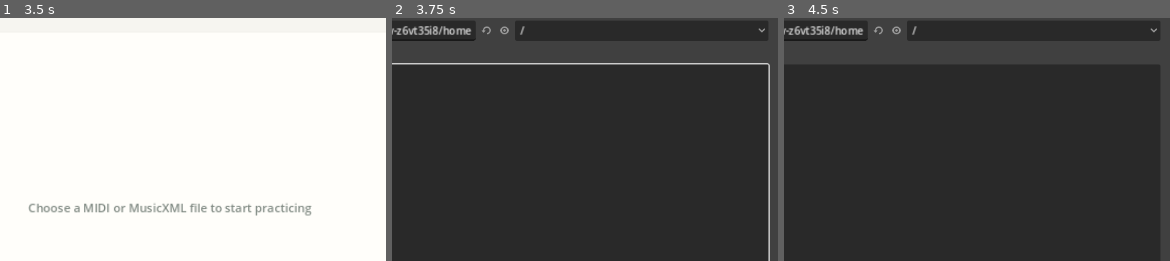
Above: before the commit, frames 1-3 (left to right).
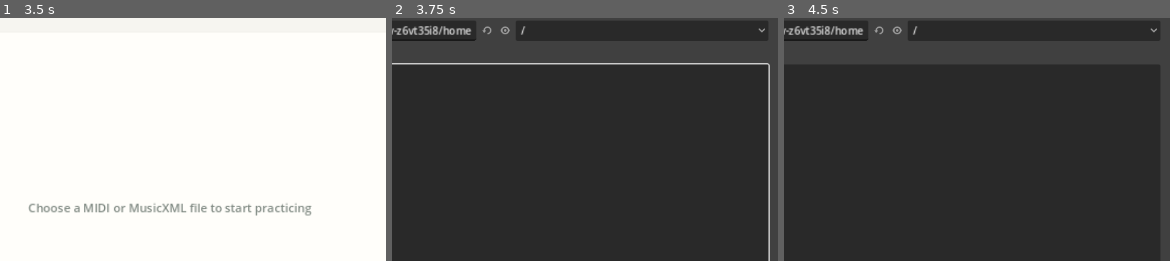
Above: after the commit, the same moments.

Repository: tpepels/piano_teacher
Game: Godot game, scene res://main.tscn
Two runs of this game, one before a commit and one after it. Both use one fixed random seed, a clock stepped at 60 frames per second and the inputs below.
Inputs (mouse positions are % of the whole screen's width and height, from its top left):
- Up to frame 1 (3.5 s): click "Start" at 0.5 s; click "Start" at 1.25 s; click "Next →" at 2 s; click "Next →" at 2.75 s
- Up to frame 2 (3.75 s): click "Open file" at 3.5 s
- Up to frame 3 (4.5 s): click (31, 69) at 4.27 s; type "12" at 4.35 s
The pictures show only the part of the screen within x 28-78%, y 10-60%; the shares and areas given below are measured in that part.

Frame 1 is identical in both runs. In frame 2, less than 0.1% of the frame differs, in the area x 23-35%, y 3-7%; in frame 3, less than 0.1%.

Commit message:
Highlight assessed notes on engraved score and harden Linux launcher

Diff:
--- a/godot/main.gd
+++ b/godot/main.gd
@@ -45,19 +45,53 @@
     var cursor: Dictionary = {}
     var showing := false
     var image_size := Vector2.ZERO
+    var marks: Array = []
+    var active_page := -1
+
+    func _sheet_xy(x: float, y: float) -> Vector2:
+        # Match TextureRect.STRETCH_KEEP_ASPECT_CENTERED including letterboxing.
+        var factor: float = min(size.x / image_size.x, size.y / image_size.y)
+        var painted: Vector2 = image_size * factor
+        return (size - painted) * 0.5 + painted * Vector2(x, y)
 
     func _draw() -> void:
-        if not showing or cursor.is_empty() or image_size.x <= 0 or image_size.y <= 0:
+        if image_size.x <= 0.0 or image_size.y <= 0.0:
             return
-        # TextureRect uses KEEP_ASPECT_CENTERED, so include its letterboxing.
-        var scale_factor: float = min(size.x / image_size.x, size.y / image_size.y)
-        var displayed: Vector2 = image_size * scale_factor
-        var offset: Vector2 = (size - displayed) * 0.5
-        var x: float = offset.x + displayed.x * float(cursor.get("x", 0.0))
-        var top: float = offset.y + displayed.y * float(cursor.get("top", 0.0))
-        var bottom: float = offset.y + displayed.y * float(cursor.get("bottom", 1.0))
-        draw_line(Vector2(x, top), Vector2(x, bottom), Color("#C39351"), 2.5, true)
-        draw_circle(Vector2(x, top), 4.0, Color("#C39351"))
+        # A faint green ring confirms correct notes; stronger colour markers
+        # distinguish mistakes without altering the underlying engraving.
+        var palette := {
+            "correct": Color("#4A987B"), "wrong": Color("#BB4A4A"),
+            "missed": Color("#BB4A4A"), "extra": Color("#BB4A4A"),
+            "early": Color("#BA852B"), "late": Color("#BA852B"),
+            "short": Color("#8660AF"), "long": Color("#8660AF")
+        }
+        var labels := {"wrong":"×", "missed":"!", "extra":"+",
+                       "early":"←", "late":"→", "short":"−", "long":"+"}
+        for marker in marks:
+            if int(marker.get("page", -1)) != active_page:
+                continue
+            var status: String = str(marker.get("status", ""))
+            var color: Color = palette.get(status, Color("#BB4A4A"))
+            var center: Vector2 = _sheet_xy(float(marker.get("x", 0.0)), float(marker.get("y", 0.0)))
+            if status == "correct":
+                draw_arc(center, 9.0, 0.0, TAU, 20, Color(color, 0.37), 1.5, true)
+            else:
+                var radius := 12.0 if status == "missed" else 10.0
+                draw_circle(center, radius, Color(1, 1, 1, 0.60))
+                draw_arc(center, radius, 0.0, TAU, 24, color, 2.5, true)
+                var symbol: String = str(labels.get(status, "!"))
+                var font: Font = ThemeDB.fallback_font
+                draw_string(font, center + Vector2(12, -9), symbol, HORIZONTAL_ALIGNMENT_LEFT, -1, 16, color)
+                if status == "extra":
+                    draw_string(font, center + Vector2(12, 5), str(marker.get("label", "")), HORIZONTAL_ALIGNMENT_LEFT, -1, 11, color)
+        if showing and not cursor.is_empty() and int(cursor.get("page", -1)) == active_page:
+            var x: float = float(cursor.get("x", 0.0))
+            var top: float = float(cursor.get("top", 0.0))
+            var bottom: float = float(cursor.get("bottom", 1.0))
+            var start: Vector2 = _sheet_xy(x, top)
+            var end: Vector2 = _sheet_xy(x, bottom)
+            draw_line(start, end, Color("#C39351"), 2.5, true)
+            draw_circle(start, 4.0, Color("#C39351"))
 
 func _ready() -> void:
     _build_interface()
@@ -285,16 +319,27 @@
     speed_label.text = "%d BPM" % int(parsed.get("bpm", 0))
     hand_label.text = "%s hand · %d%% speed" % [str(parsed.get("hand", "right")).capitalize(), int(round(float(parsed.get("bpm", 0)) / max(1.0, float(parsed.get("original_bpm", 1))) * 100.0))]
     feedback_label.text = str(parsed.get("feedback", ""))
+    var unpositioned: int = int(parsed.get("feedback_unmapped", 0))
+    if unpositioned > 0:
+        feedback_label.text += " · %d unpositioned note(s)" % unpositioned
     progress_label.text = "Exercise %d/%d  ·  %d mastered" % [int(parsed.get("exercise", 1)),int(parsed.get("exercise_count", 1)),int(parsed.get("mastered", 0))]
     start_button.text = "Stop" if bool(parsed.get("running", false)) else "Start"
+    score_overlay.marks = parsed.get("feedback_marks", [])
+    score_overlay.queue_redraw()
     var new_revision := int(parsed.get("revision", 0))
     if new_revision != revision:
         revision = new_revision
         layout_revision = -1
         score_layout = {}
         current_page = -1
+        score_view.texture = null
         score_overlay.showing = false
+        score_overlay.marks = []
         _request_layout()
+    if str(parsed.get("phase", "")) == "feedback" and not score_overlay.marks.is_empty():
+        var target_page: int = int(score_overlay.marks[0].get("page", 0))
+        if current_page != target_page and layout_revision == revision:
+            _request_score(target_page)
     var placeholder: Control = score_view.get_parent().get_node("Placeholder") as Control
     placeholder.visible = score_view.texture == null
 
@@ -353,6 +398,7 @@
     score_view.texture = ImageTexture.create_from_image(picture)
     score_overlay.image_size = Vector2(picture.get_width(), picture.get_height())
     current_page = requested_page
+    score_overlay.active_page = current_page
     rendered_revision = revision
     score_overlay.queue_redraw()
     (score_view.get_parent().get_node("Placeholder") as Control).hide()
Not shown, changed: README.md
Not shown, added: piano_teacher/feedback.py
Not shown, changed: piano_teacher/practice.py
Not shown, changed: piano_teacher/score.py
Not shown, changed: piano_teacher/score_geometry.py
Not shown, changed: piano_teacher/server.py
Not shown, changed: pyproject.toml
Not shown, changed: run.sh
Not shown, added: tests/test_feedback.py
Not shown, added: tests/test_feedback_server.py
